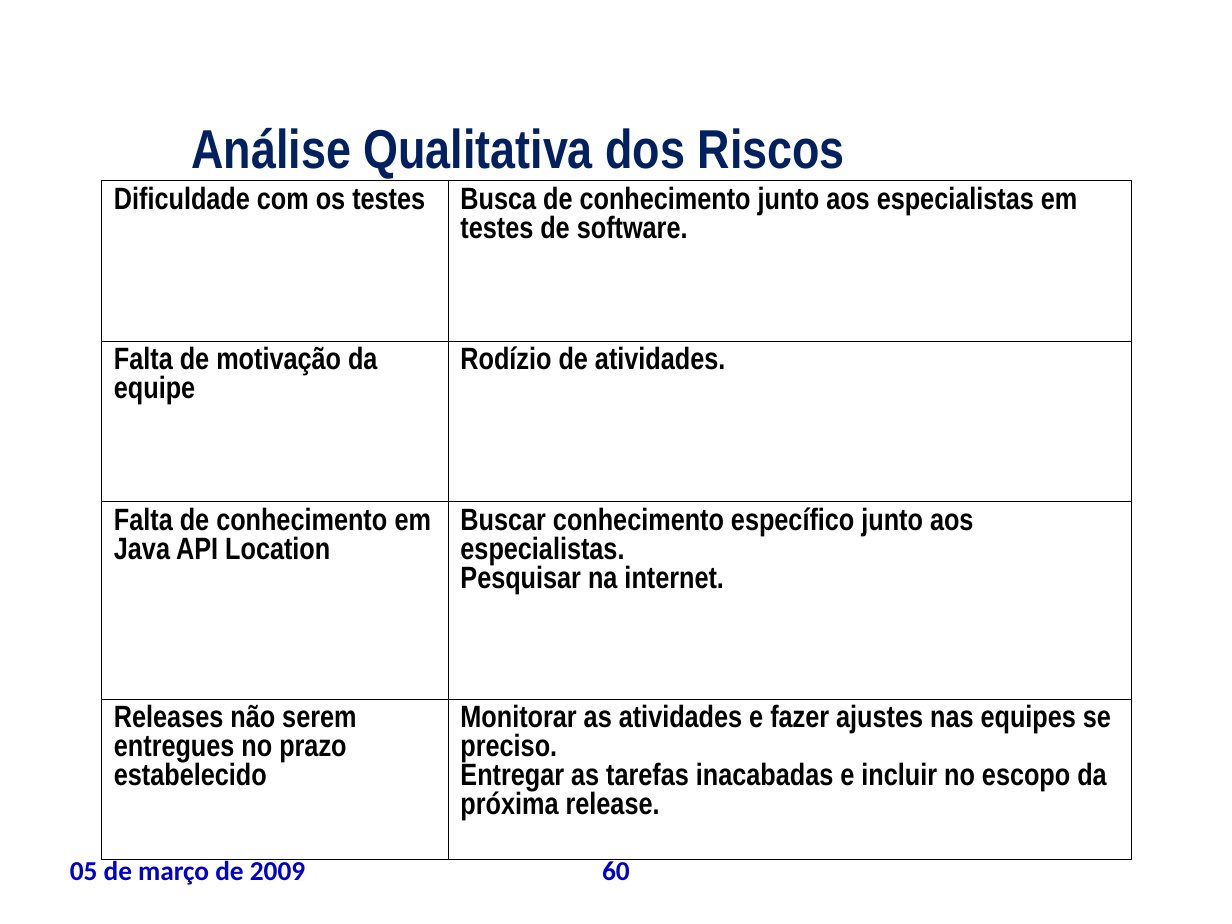
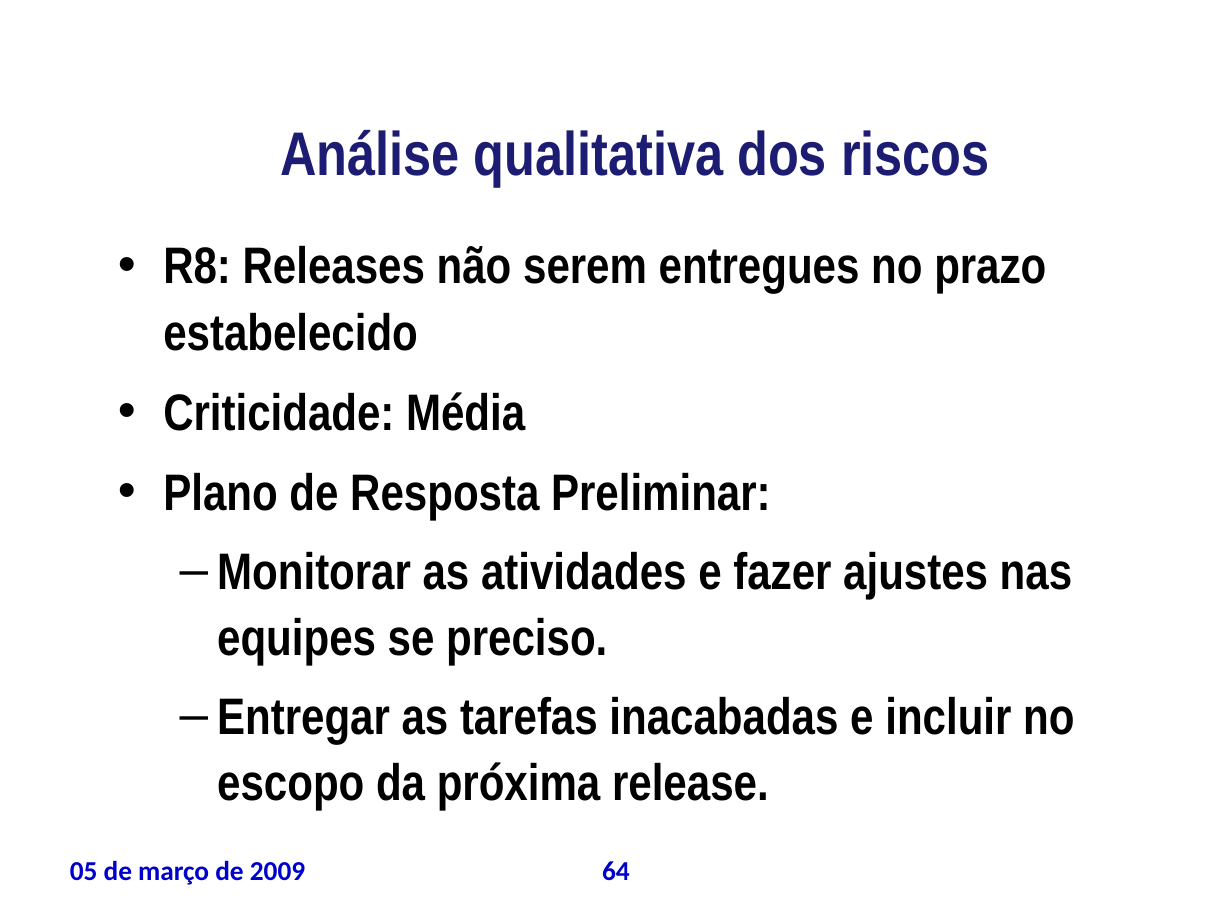
Before and after one commit to theoziran/sislodim, a slide deck: slide 64 of documentos/ProjetoPSA/TAP_apresentacao.ppt (slide 60 before the commit). Drawn at 1232x924 pixels with LibreOffice and Linux fonts; fonts in the diff are those of the drawing; background and template pictures are left out. Boxes give left, top, right and bottom in pixels: in the first picture for what was removed or moved away, otherwise in the second. Text is boxed around its words. In the diff, an @@ line names an element or a change of style, - is before the commit and + after.

```diff
--- a/documentos/ProjetoPSA/TAP_apresentacao.ppt
+++ b/documentos/ProjetoPSA/TAP_apresentacao.ppt
@@ title "Análise qualitativa dos riscos" at [280,130,990,187]: vertical alignment top to middle @@
@@ title at [280,130,990,187]: text changed; size 32 to 36 pt; text colour #002060 to #1C1C72 @@
-Análise Qualitativa dos Riscos
+Análise qualitativa dos riscos
@@ table removed at [102,181,1132,859], 4 rows, 2 columns @@
-Dificuldade com os testes | Busca de conhecimento junto aos especialistas em testes de software.
-Falta de motivação da equipe | Rodízio de atividades.
-Falta de conhecimento em Java API Location | Buscar conhecimento específico junto aos especialistas. / Pesquisar na internet.
-Releases não serem entregues no prazo estabelecido | Monitorar as atividades e fazer ajustes nas equipes se preciso. / Entregar as tarefas inacabadas e incluir no escopo da próxima release.
@@ text added at [163,245,1074,810], 30 pt, text #000000, bold @@
+• R8: Releases não serem entregues no prazo estabelecido
+• Criticidade: Média
+• Plano de Resposta Preliminar:
+  – Monitorar as atividades e fazer ajustes nas equipes se preciso.
+  – Entregar as tarefas inacabadas e incluir no escopo da próxima release.
@@ page number at [602,861,630,880]: text changed @@
-60
+64
```
Also in this commit, not shown: 4 other slides changed, 10 slides added, 2 slides removed.
